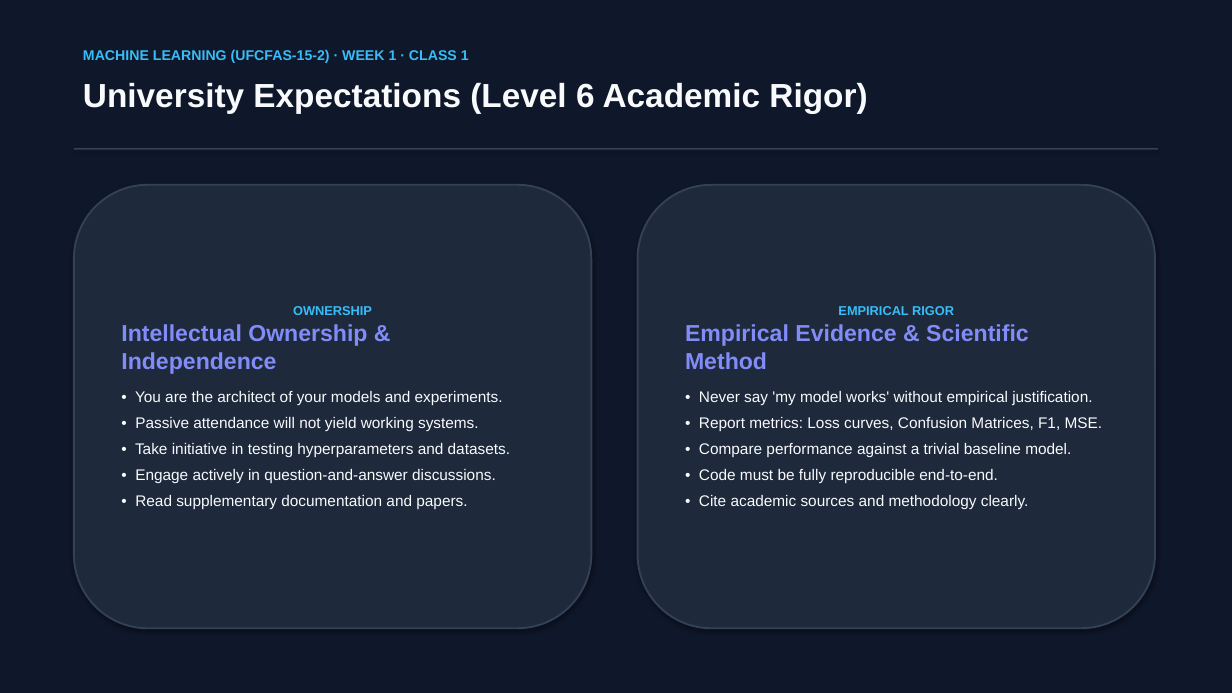
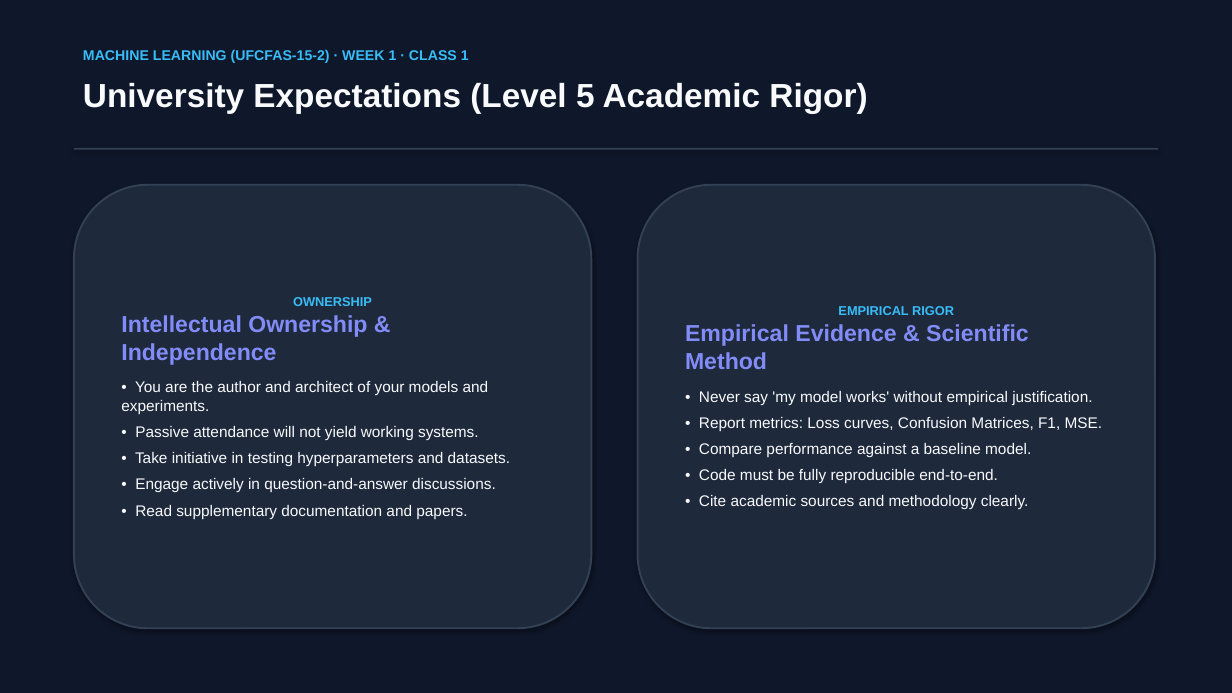
Before and after one commit to Sudan23/ml, a slide deck: slide 6 of neo_ML/slides/week1/Week_1_Class_1_Course_Introduction_and_Overview.pptx. Drawn at 1232x693 pixels with LibreOffice and Linux fonts; fonts in the diff are those of the drawing. Boxes give left, top, right and bottom in pixels: in the first picture for what was removed or moved away, otherwise in the second. Text is boxed around its words. In the diff, an @@ line names an element or a change of style, - is before the commit and + after.

Commit message:
fix(spec): align with approved UWE module spec (Level 5, 100% individual project, software + 6-page report)

```diff
--- a/neo_ML/slides/week1/Week_1_Class_1_Course_Introduction_and_Overview.pptx
+++ b/neo_ML/slides/week1/Week_1_Class_1_Course_Introduction_and_Overview.pptx
@@ text at bbox=[83, 83, 867, 113]: text changed @@
-University Expectations (Level 6 Academic Rigor)
+University Expectations (Level 5 Academic Rigor)
@@ text in rounded rectangle at bbox=[121, 381, 489, 414]: text changed @@
-• You are the architect of your models and experiments.
+• You are the author and architect of your models and experiments.
@@ text in rounded rectangle at bbox=[699, 443, 1031, 457]: text changed @@
-• Compare performance against a trivial baseline model.
+• Compare performance against a baseline model.
```
Also in this commit, not shown: 9 other slides changed, 6 other files.
